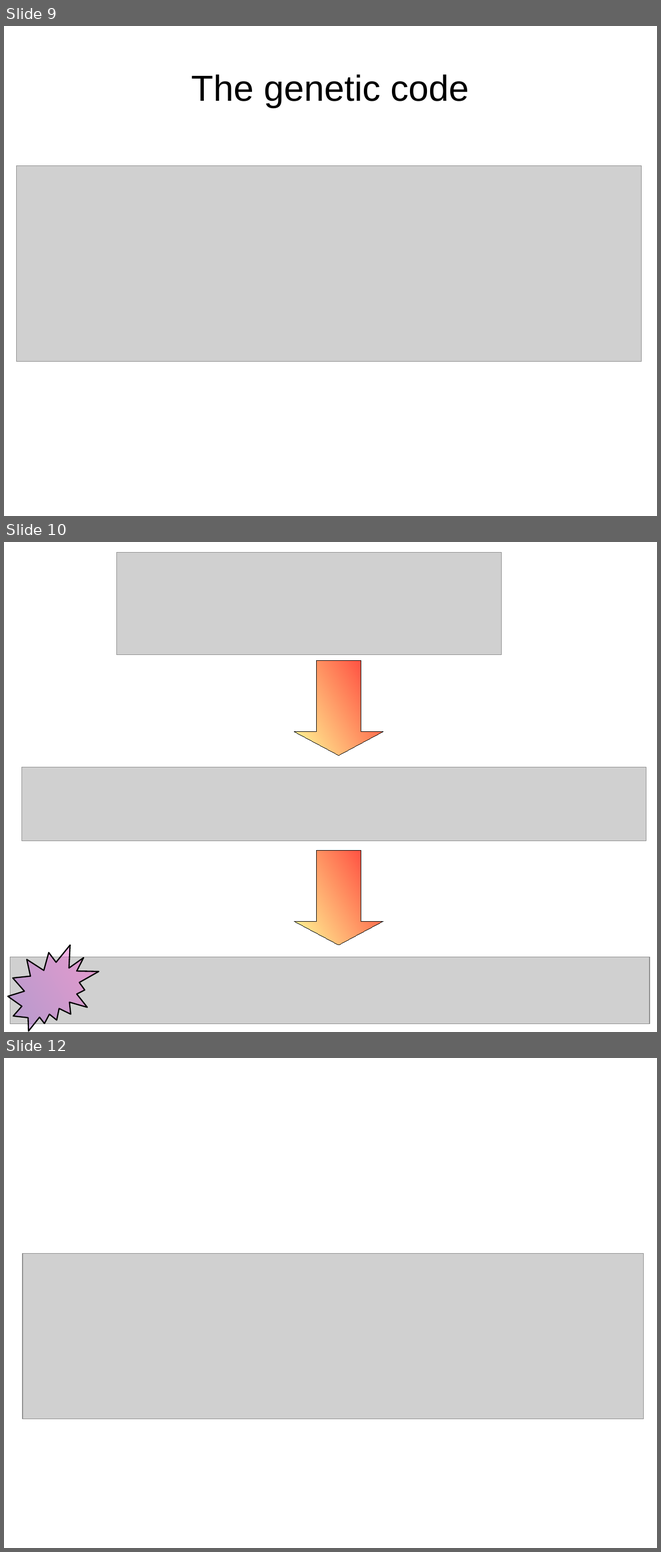
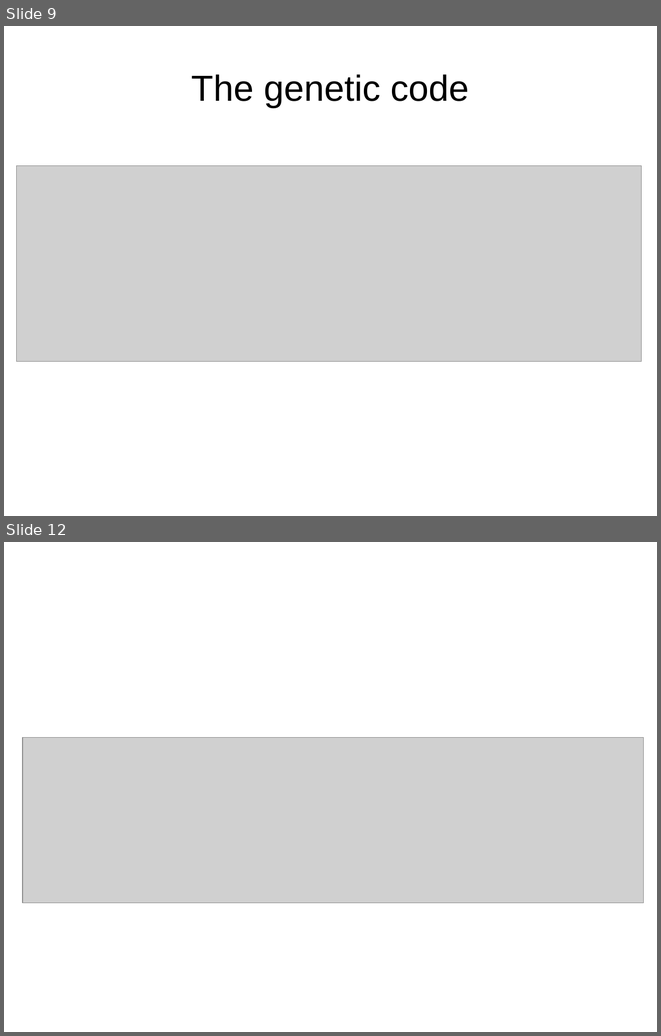
Before and after one commit to richelbilderbeek/tece_logo, a slide deck: presentation.odp. Shown one above the other, each under a label of ours: slides 9, 10 and 12 before the commit, slides 9 and 12 after it; the slides between them are not shown. The pictures are 661x1552 and 661x1036 pixels, drawn with LibreOffice and Linux fonts; fonts in the diff are those of the drawing; grey boxes stand for pictures. Boxes give left, top, right and bottom in pixels: in the first picture for what was removed or moved away, otherwise in the second. Text is boxed around its words. In the diff, an @@ line names an element or a change of style, - is before the commit and + after.

```diff
--- a/presentation.odp
+++ b/presentation.odp
@@ slide 10 removed at [4,542,657,1032], background #FFFFFF @@
@@ picture removed at [116,552,502,654] @@
@@ down arrow removed at [294,661,383,755] @@
@@ picture removed at [22,767,646,840] @@
@@ down arrow removed at [294,850,383,945] @@
@@ irregular seal removed at [8,945,99,1031] @@
@@ picture removed at [10,957,650,1024] @@
```
Also in this commit, not shown: 1 slide changed, 1 slide added.
